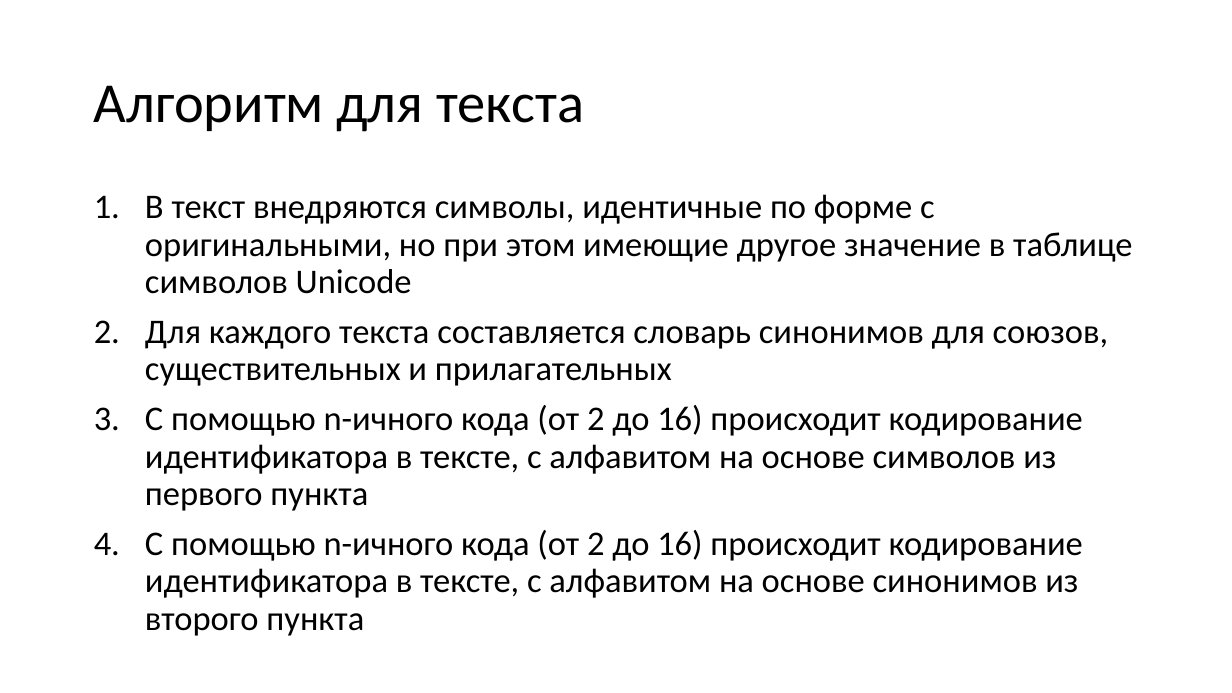
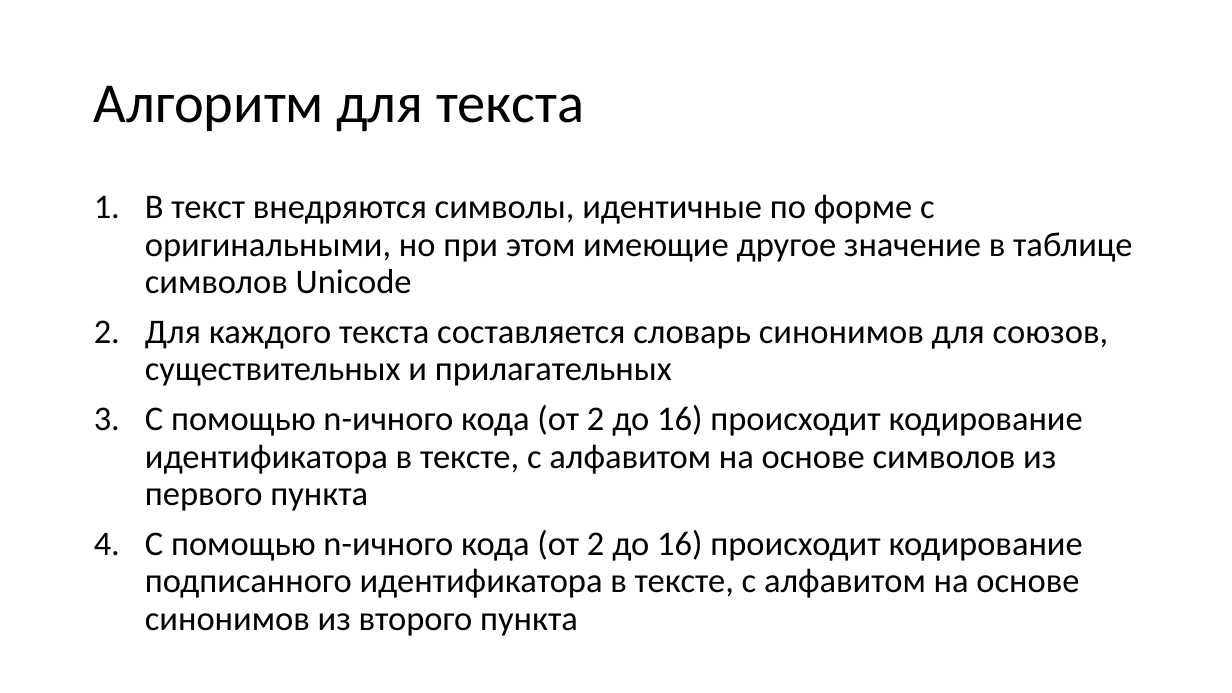
Before and after one commit to vanindm/vanindm.github.io, a slide deck: slide 13 of files/ИБ.pptx (slide 11 before the commit). Drawn at 1232x693 pixels with LibreOffice and Linux fonts; fonts in the diff are those of the drawing. Boxes give left, top, right and bottom in pixels: in the first picture for what was removed or moved away, otherwise in the second. Text is boxed around its words. In the diff, an @@ line names an element or a change of style, - is before the commit and + after.

```diff
--- a/files/ИБ.pptx
+++ b/files/ИБ.pptx
@@ text at [145,530,1083,636]: text changed @@
-4. С помощью n-ичного кода (от 2 до 16) происходит кодирование идентификатора в тексте, с алфавитом на основе синонимов из второго пункта
+4. С помощью n-ичного кода (от 2 до 16) происходит кодирование подписанного идентификатора в тексте, с алфавитом на основе синонимов из второго пункта
```
Also in this commit, not shown: 5 other slides changed, 4 slides added, 1 other file.
